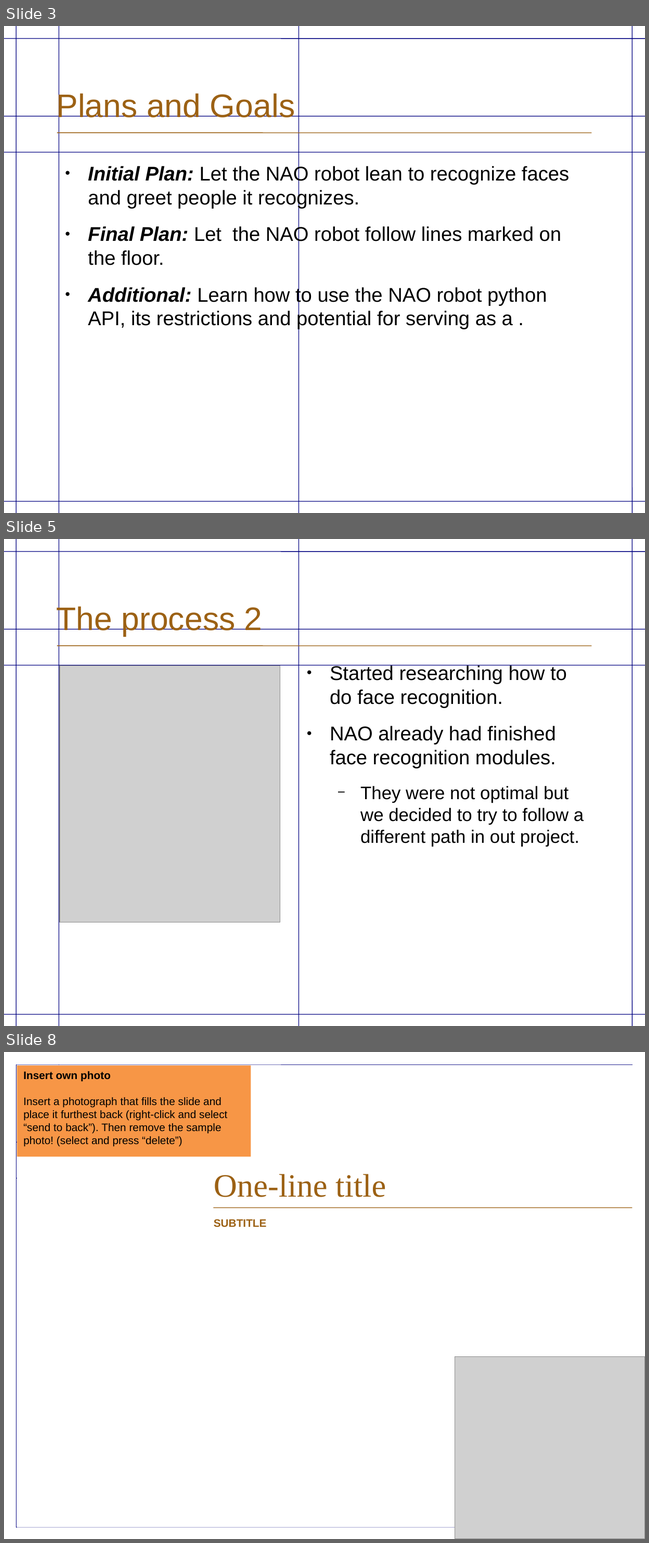
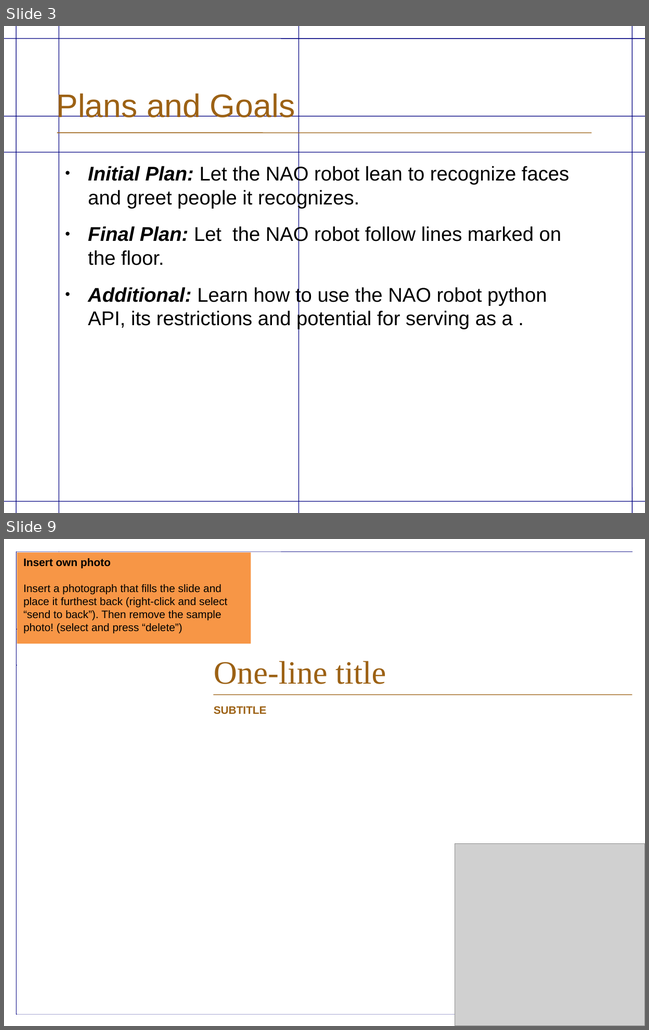
Before and after one commit to TabTabTab/NaoPresentation, a slide deck: NAOPresentation.odp. Shown one above the other, each under a label of ours: slides 3, 5 and 8 before the commit, slides 3 and 9 after it; the slides between them are not shown. The pictures are 649x1543 and 649x1030 pixels, drawn with LibreOffice and Linux fonts; fonts in the diff are those of the drawing; grey boxes stand for pictures; background and template pictures are left out. Boxes give left, top, right and bottom in pixels: in the first picture for what was removed or moved away, otherwise in the second. Text is boxed around its words. In the diff, an @@ line names an element or a change of style, - is before the commit and + after.

```diff
--- a/NAOPresentation.odp
+++ b/NAOPresentation.odp
@@ slide 5 removed at (x1=4, y1=539, x2=645, y2=1026), background #FFFFFF; not listed: 9 template elements that a slide beside it also shows @@
@@ title removed at (x1=56, y1=605, x2=262, y2=636) @@
-The process 2
@@ picture removed at (x1=59, y1=666, x2=280, y2=922) @@
@@ text removed at (x1=330, y1=665, x2=583, y2=846) @@
-● Started researching how to do face recognition.
-● NAO already had finished face recognition modules.
-  − They were not optimal but we decided to try to follow a different path in out project.
@@ what was slide 8 is now slide 9 @@
```
Also in this commit, not shown: 2 slides changed, 2 slides added, 1 other file.
